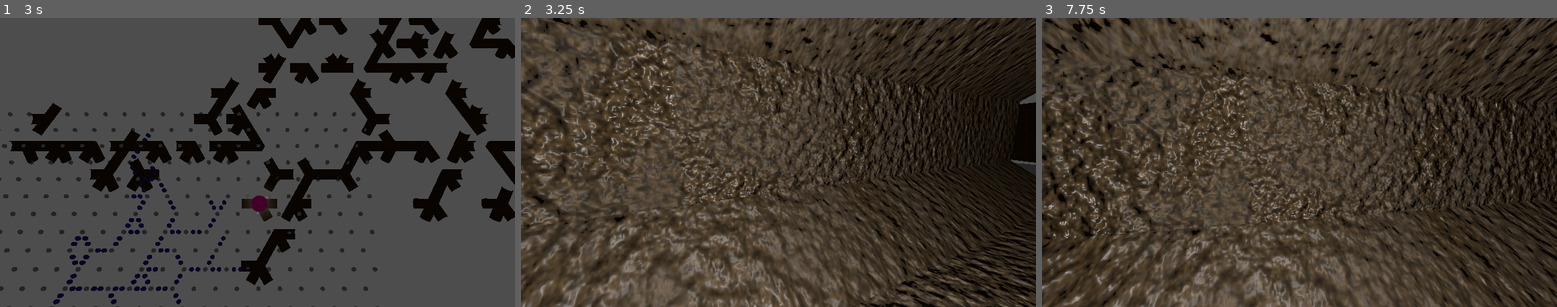
Above: before the commit, frames 1-3 (left to right).
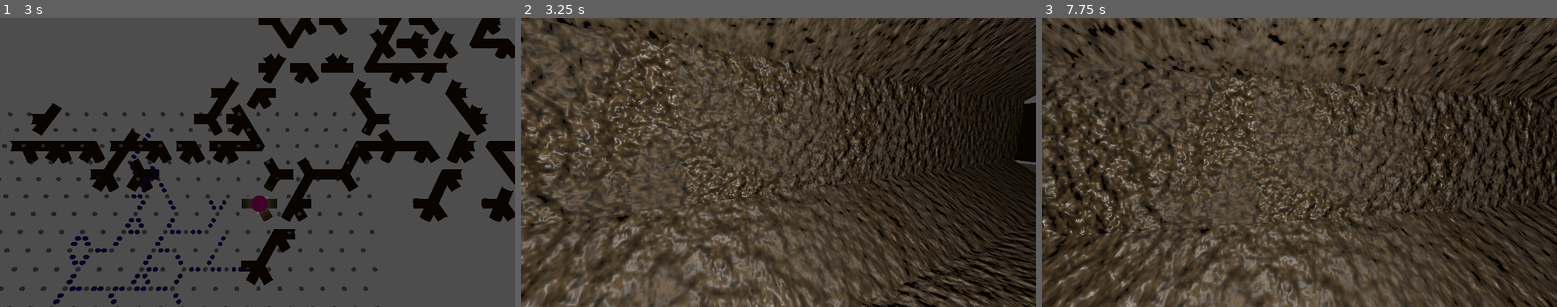
Above: after the commit, the same moments.

Repository: SamppuS/Rabbits_Requiem
Game: Godot game, scene res://tunnels.tscn
The game is run twice, just before and just after one commit, with the same random seed, the same clock (stepped at 60 frames per second) and the same inputs.
Inputs (mouse positions are in pixels of both pictures, inside the frame that each line leads up to):
- Up to frame 1 (3 s): tap Enter at 0.5, 2 s; move the mouse to (370, 148) at 0.52 s; tap A (a) at 0.6 s; tap D (d) at 0.8, 1.35 s; tap Space at 1.25, 2.75 s; move the mouse to (154, 176) at 1.27 s; tap E (e) at 1.55, 2.1 s; move the mouse to (309, 98) at 2.02 s; tap W (w) at 2.3, 2.85 s; move the mouse to (231, 220) at 2.77 s
- Up to frame 2 (3.25 s): tap X (x) at 3.05 s
- Up to frame 3 (7.75 s): tap Enter at 3.5 s; move the mouse to (1454, 205) at 3.52 s; tap X (x) at 3.6, 7.55 s; tap Z (z) at 3.8, 4.35 s; tap Space at 4.25 s; move the mouse to (1145, 119) at 4.27 s; tap A (a) at 4.55, 5.1 s; move the mouse to (1325, 162) at 5.02 s; tap D (d) at 5.3, 5.85 s; move the mouse to (1222, 90) at 5.77 s; tap E (e) at 6.05, 6.6 s; move the mouse to (1412, 148) at 6.52 s; tap W (w) at 6.8, 7.35 s; move the mouse to (1196, 176) at 7.27 s

Frame 1 is identical in both runs. In frame 2, 22% of the frame differs, in the area x 0-100%, y 0-100%; in frame 3, 36%.

Commit message:
Improved first person

Diff:
--- a/rabbits_requiem/tunnels.gd
+++ b/rabbits_requiem/tunnels.gd
@@ -8,13 +8,16 @@
 
 var grid: Array
 var starting_point: Vector2i
-var facing = 2
-var cam_mode = 0
+var facing := 2
+var cam_mode := 0
 var current : Vector2i
-var player_height = .2
+var player_height := .2
 var cam_default := Vector3(0, 150 ,0)
 var cam_tilt : Vector3
+var last_movement_dir := 5
 
+var mesh_size = 1.73233866691589 - .05 # true size - gap between tiles
+var tile_offset = mesh_size * 0.22
 
 var meshes: Array[Mesh]
 var mesh_openings = [ #These are the right patterns but in the wrong phase. So they return the right tile but wrong rotation.
@@ -31,7 +34,7 @@
 	[true, false, true, true, false, true]      # 42
 ]
 
-var mesh_size = 1.73233866691589 - .05 # true size - gap between tiles
+
 
 
 func _ready(): # we probably don't have grid info here!
@@ -69,8 +72,11 @@
 			print(facing)
 		elif Input.is_action_just_pressed("w") and tile_obj(current).paths[facing]:
 			current = next_tile(current, facing)
-			player.position = pos_from_tile(current) + Vector3(0,player_height,0)
-			print("CHARGING!! ", current, facing)
+			player.position = pos_from_tile(current) + Vector3(0,player_height,0) + dir_to_norm(flip_dir(facing)) * tile_offset
+
+
+			last_movement_dir = facing
+			#print("CHARGING!! ", current, facing)
 
 	if Input.is_action_just_pressed("x"):
 			change_cam()
@@ -78,7 +84,7 @@
 	if event is InputEventMouseMotion:
 		var screen_size = get_viewport().get_visible_rect().size
 		var mouse_pos = get_viewport().get_mouse_position()
-		cam_tilt = Vector3(mouse_pos.y / screen_size.y - .5, mouse_pos.x / screen_size.x - .5, 0) * Vector3(-40,-80,0)
+		cam_tilt = Vector3(mouse_pos.y / screen_size.y - .5, mouse_pos.x / screen_size.x - .5, 0) * Vector3(-40,-90,0)
 
 	camFP.rotation_degrees = cam_default + cam_tilt
 
@@ -139,6 +145,7 @@
 		Vector3(cos(4 * PI / 3), 0, sin(4 * PI / 3)), # (-1/2, -√3 / 2)
 		Vector3(cos(5 * PI / 3), 0, sin(5 * PI / 3))  # (1/2, -√3 / 2)
 	]
+	return normals[dir]
 
 func tile_obj(pos: Vector2i): # copy form minimap
 	return grid[pos.y][pos.x]
@@ -163,3 +170,6 @@
 
 	newpos = Vector2i(newpos.x, newpos.y)
 	return newpos
+
+func flip_dir(i: int): # copy from minimap
+	return (i+3)%6
